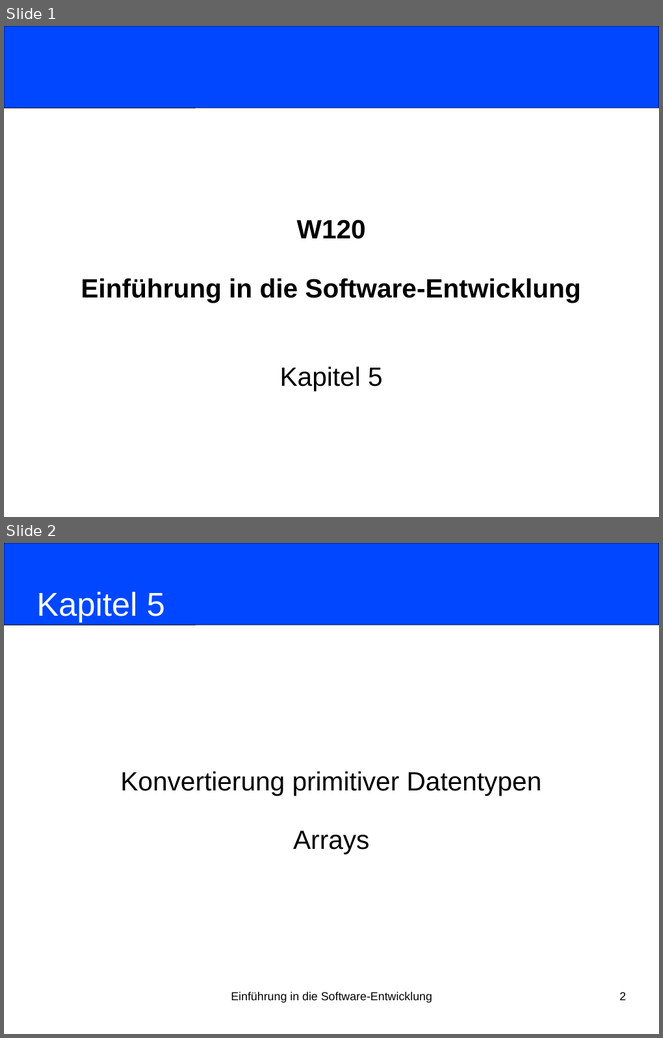
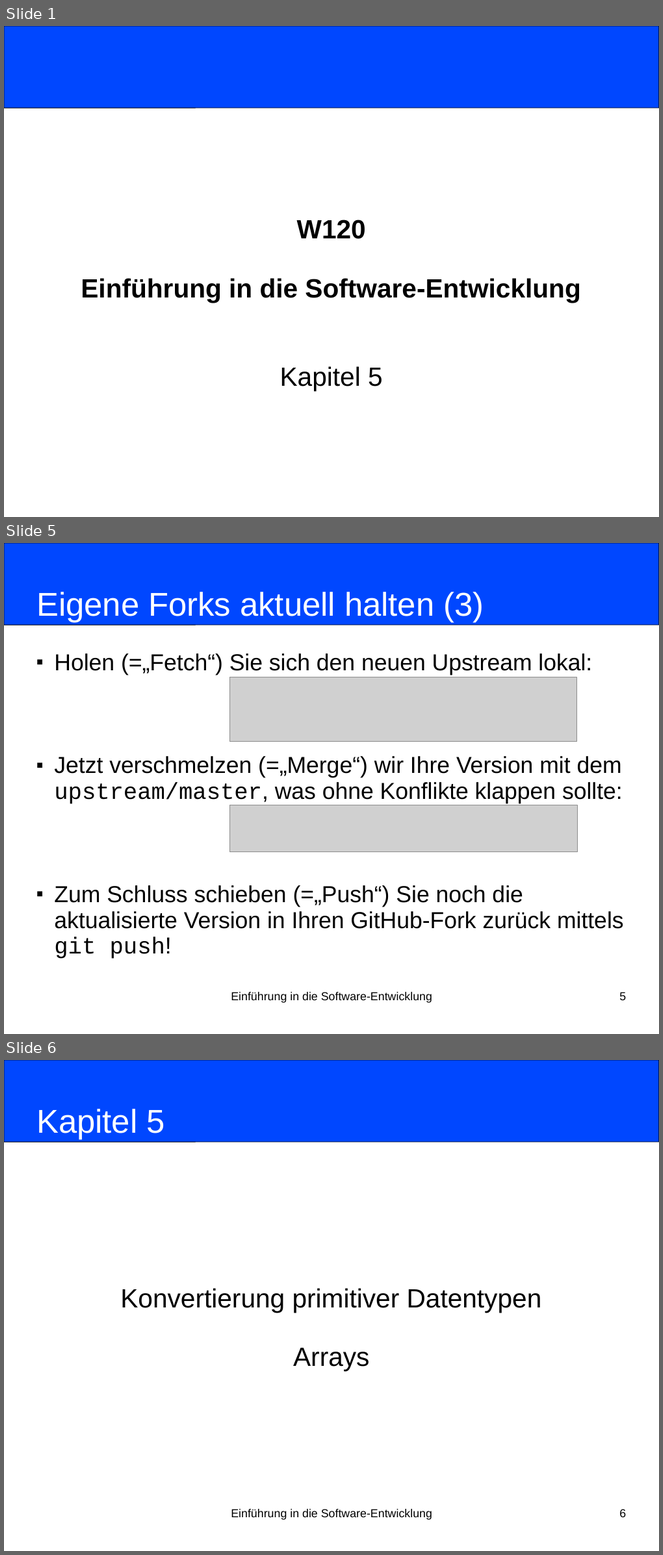
Before and after one commit to nordakademie-einfuehrung-java/vorlesungsskript, a slide deck: folien/Semester_03_Termin_06_Kapitel05.pptx. Shown one above the other, each under a label of ours: slides 1 and 2 before the commit, slides 1, 5 and 6 after it; the slides between them are not shown. The pictures are 663x1038 and 663x1555 pixels, drawn with LibreOffice and Linux fonts; fonts in the diff are those of the drawing; grey boxes stand for pictures. Boxes give left, top, right and bottom in pixels: in the first picture for what was removed or moved away, otherwise in the second. Text is boxed around its words. In the diff, an @@ line names an element or a change of style, - is before the commit and + after.

Commit message:
github fork-sync uebung

```diff
--- a/folien/Semester_03_Termin_06_Kapitel05.pptx
+++ b/folien/Semester_03_Termin_06_Kapitel05.pptx
@@ slide 5 added at (4, 543, 659, 1034), background #FFFFFF @@
@@ rounded rectangle added at (4, 543, 659, 625), fill #0047FF, outline #000000 0.75 pt @@
@@ title added at (36, 592, 484, 622), 40 pt, text #FFFFFF @@
+Eigene Forks aktuell halten (3)
@@ subtitle added at (54, 653, 624, 959), 28 pt, text #000000 @@
+■ Holen (=„Fetch“) Sie sich den neuen Upstream lokal:
+■ Jetzt verschmelzen (=„Merge“) wir Ihre Version mit dem upstream/master, was ohne Konflikte klappen sollte:
+■ Zum Schluss schieben (=„Push“) Sie noch die aktualisierte Version in Ihren GitHub-Fork zurück mittels git push!
@@ picture added at (230, 678, 577, 742) @@
@@ picture added at (230, 806, 578, 852) @@
@@ text added at (231, 992, 432, 1003), 14 pt, text #000000 @@
+Einführung in die Software-Entwicklung
@@ page number added at (620, 992, 626, 1001), 14 pt, text #000000 @@
+5
@@ what was slide 2 is now slide 6 @@
@@ page number at (620, 1509, 626, 1518): text changed @@
-2
+6
```
Also in this commit, not shown: 3 other slides added.
